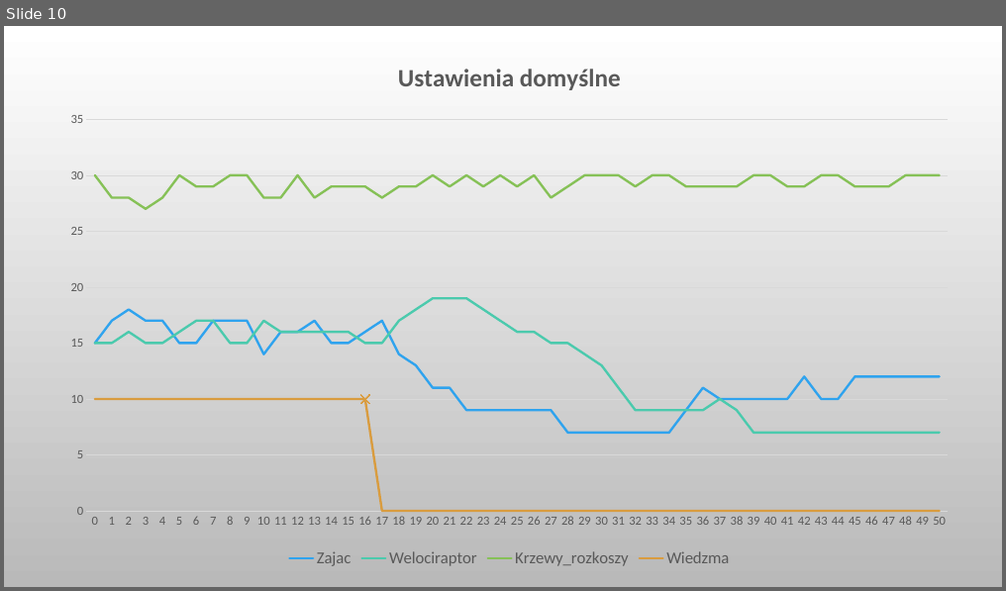
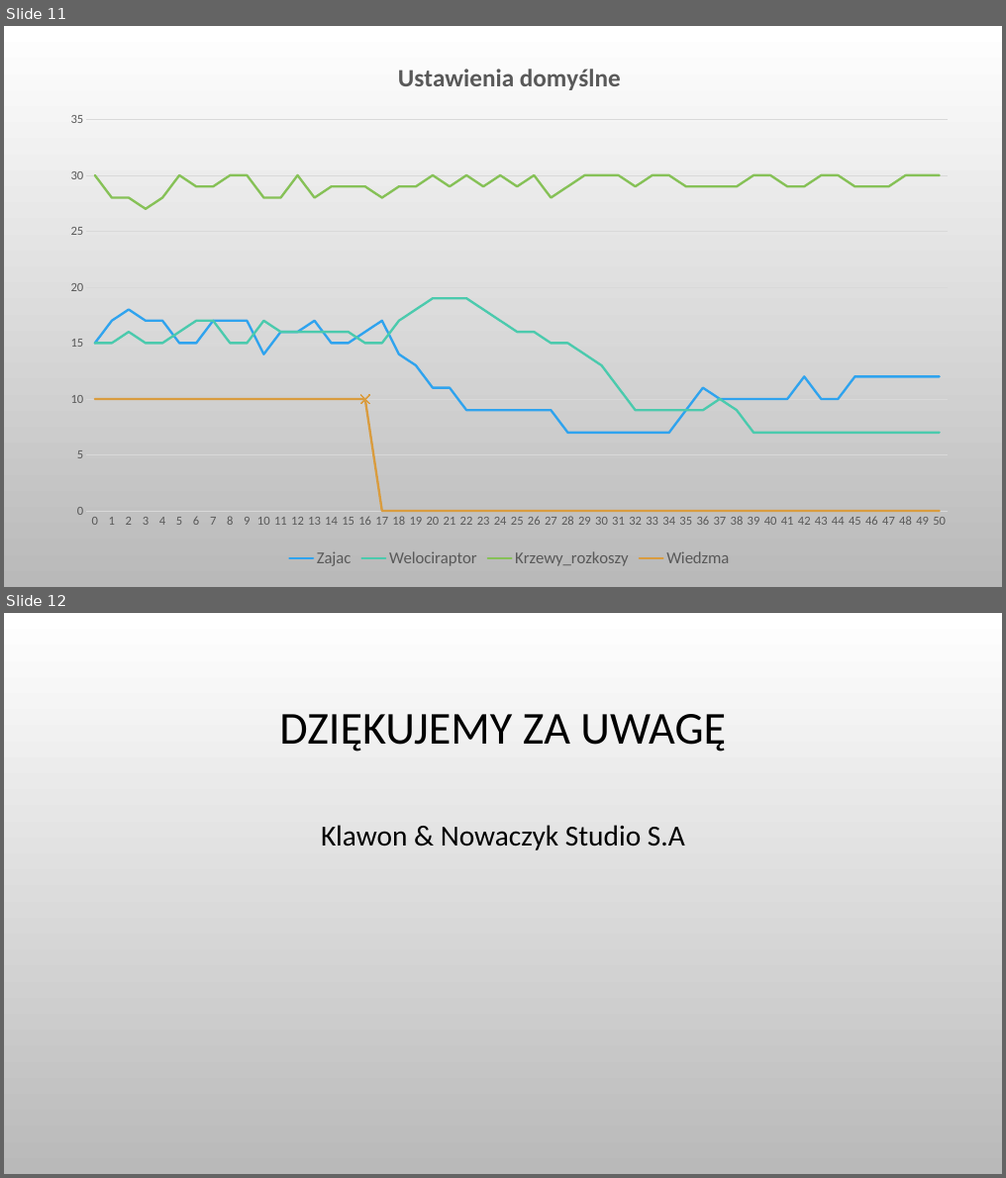
Before and after one commit to Jacob762/Las-Wiedzmas, a slide deck: Dokumentacja/Las Wiedzma's - prezentacja.pptx. Shown one above the other, each under a label of ours: slide 10 before the commit, slides 11 and 12 after it. The pictures are 1006x591 and 1006x1178 pixels, drawn with LibreOffice and Linux fonts; fonts in the diff are those of the drawing; background and template pictures are left out. Boxes give left, top, right and bottom in pixels: in the first picture for what was removed or moved away, otherwise in the second. Text is boxed around its words. In the diff, an @@ line names an element or a change of style, - is before the commit and + after.

```diff
--- a/Dokumentacja/Las Wiedzma's - prezentacja.pptx
+++ b/Dokumentacja/Las Wiedzma's - prezentacja.pptx
@@ slide 12 added at (4, 613, 1002, 1174), background picture (left out) @@
@@ title added at (279, 714, 726, 752), 44 pt, text #000000 @@
+DZIĘKUJEMY ZA UWAGĘ
@@ text added at (321, 825, 685, 851), 28 pt, text #000000 @@
+Klawon & Nowaczyk Studio S.A
@@ what was slide 10 is now slide 11 @@
```
Also in this commit, not shown: 1 other slide added.
